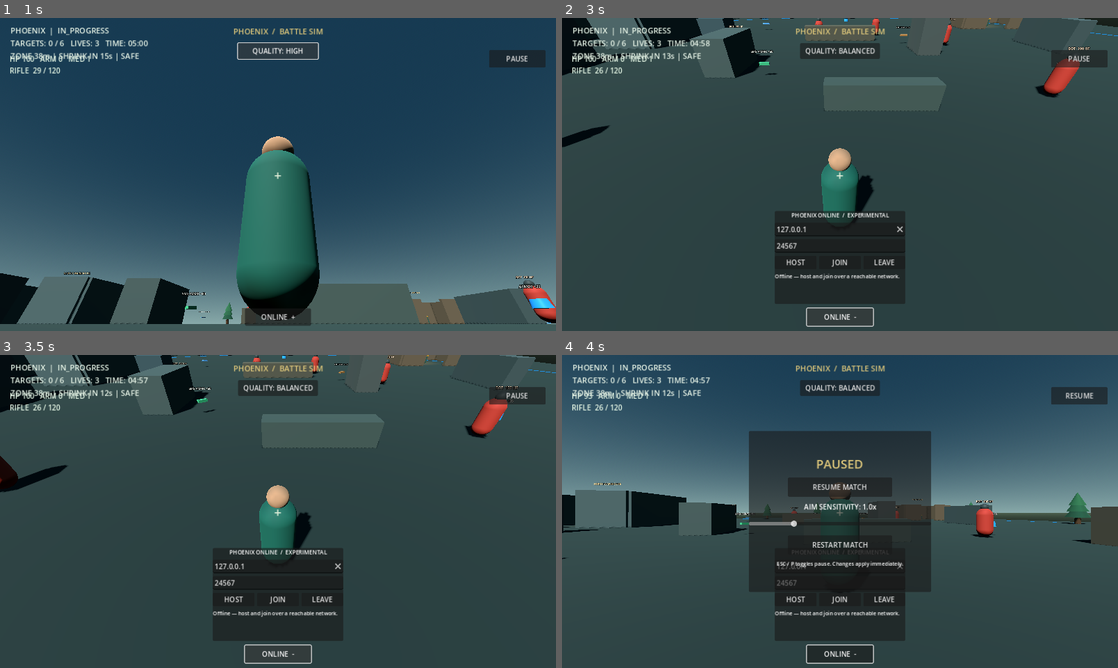
Above: before the commit, frames 1-4 (two rows, left to right).
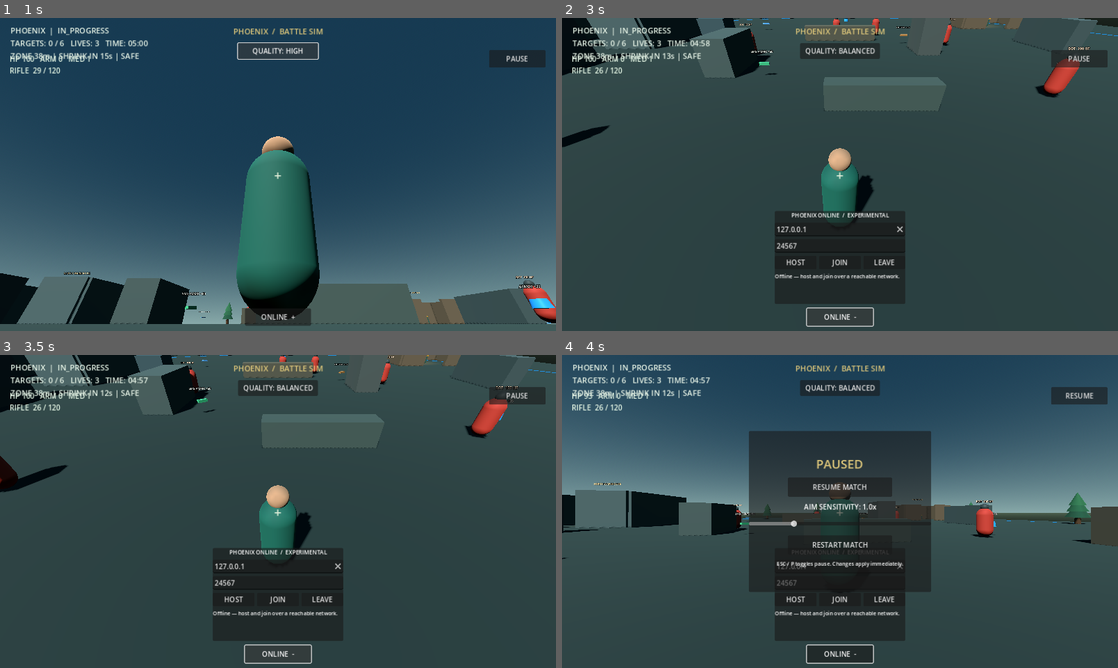
Above: after the commit, the same moments.

Repository: rannarmenu/project-phoenix-battle-royale
Game: Godot game, scene res://scenes/main.tscn
Same seed, same stepped clock (60 frames per second), same inputs: the game is played once before the commit and once after it.
Inputs (mouse positions are in pixels of both pictures, inside the frame that each line leads up to):
- Up to frame 1 (1 s): click "QUALITY: BALANCED" at 0.5 s
- Up to frame 2 (3 s): click "QUALITY: HIGH" at 1.25 s; click "QUALITY: LOW" at 2 s; click "ONLINE +" at 2.75 s
- Up to frame 3 (3.5 s): no input
- Up to frame 4 (4 s): move the mouse to (867, 511) at 3.52 s; hold W (move_forward) from 3.53 s (still down); tap P at 3.6 s; click (867, 511) at 3.67 s

Frame 1 is identical in both runs. In frame 2, less than 0.1% of the frame differs, in the area x 30-50%, y 0-12%; in frame 3, 0.1%, in the area x 31-52%, y 0-12%; in frame 4, less than 0.1%.

Commit message:
Add obstacle-aware bot steering and regression tests

Diff:
--- a/scripts/ci_smoke_test.gd
+++ b/scripts/ci_smoke_test.gd
@@ -20,6 +20,30 @@
 		push_error("SMOKE TEST: Player node was not spawned")
 		quit(1)
 		return
+
+	var bot: Node3D = main_scene.find_child("Target_01", true, false) as Node3D
+	if bot == null:
+		push_error("SMOKE TEST: First enemy bot was not created")
+		quit(1)
+		return
+	var old_strafe_phase := float(bot.get("strafe_phase"))
+	bot.set("strafe_phase", 0.0)
+	var clear_direction: Vector3 = bot.call("_calculate_obstacle_steer", Vector3(0.0, 0.0, -1.0), false, true, true)
+	if clear_direction.distance_to(Vector3(0.0, 0.0, -1.0)) > 0.001:
+		push_error("SMOKE TEST: Bot steering changed a clear path")
+		quit(1)
+		return
+	var detour_direction: Vector3 = bot.call("_calculate_obstacle_steer", Vector3(0.0, 0.0, -1.0), true, true, false)
+	if detour_direction.x >= -0.1 or detour_direction.z >= -0.1:
+		push_error("SMOKE TEST: Bot did not steer around a blocked preferred side")
+		quit(1)
+		return
+	var escape_direction: Vector3 = bot.call("_calculate_obstacle_steer", Vector3(0.0, 0.0, -1.0), true, true, true)
+	if escape_direction.z <= 0.1:
+		push_error("SMOKE TEST: Bot did not back away when both side paths were blocked")
+		quit(1)
+		return
+	bot.set("strafe_phase", old_strafe_phase)
 
 	var match_hud: Node = main_scene.get_node_or_null("GameHUD")
 	if match_hud == null:
--- a/scripts/target.gd
+++ b/scripts/target.gd
@@ -99,6 +99,9 @@
 	elif distance < BACK_OFF_RANGE:
 		move_direction = -offset.normalized()
 
+	if move_direction.length_squared() > 0.01:
+		move_direction = _avoid_obstacles(move_direction)
+
 	velocity.x = move_direction.x * move_speed
 	velocity.z = move_direction.z * move_speed
 	move_and_slide()
@@ -107,6 +110,49 @@
 		attack_cooldown = attack_interval
 		if player.has_method("take_damage"):
 			player.call("take_damage", attack_damage)
+
+func _avoid_obstacles(desired_direction: Vector3) -> Vector3:
+	var forward := Vector3(desired_direction.x, 0.0, desired_direction.z).normalized()
+	if forward.length_squared() < 0.0001:
+		return Vector3.ZERO
+	var ray_origin := global_position + Vector3.UP * 0.95
+	if not _path_blocked(ray_origin, forward, 2.4):
+		return forward
+	var left := Vector3(-forward.z, 0.0, forward.x)
+	var blocked_left := _path_blocked(ray_origin, left, 1.8)
+	var blocked_right := _path_blocked(ray_origin, -left, 1.8)
+	return _calculate_obstacle_steer(forward, true, blocked_left, blocked_right)
+
+func _path_blocked(ray_origin: Vector3, direction: Vector3, distance: float) -> bool:
+	var query := PhysicsRayQueryParameters3D.create(
+		ray_origin,
+		ray_origin + direction.normalized() * distance
+	)
+	query.exclude = [get_rid()]
+	query.collision_mask = collision_mask
+	return not get_world_3d().direct_space_state.intersect_ray(query).is_empty()
+
+func _calculate_obstacle_steer(
+	desired_direction: Vector3,
+	blocked_ahead: bool,
+	blocked_left: bool,
+	blocked_right: bool
+) -> Vector3:
+	var forward := Vector3(desired_direction.x, 0.0, desired_direction.z).normalized()
+	if forward.length_squared() < 0.0001:
+		return Vector3.ZERO
+	if not blocked_ahead:
+		return forward
+	if blocked_left and blocked_right:
+		return -forward
+
+	var prefer_left := sin(strafe_phase) >= 0.0
+	if prefer_left and blocked_left:
+		prefer_left = false
+	elif not prefer_left and blocked_right:
+		prefer_left = true
+	var side := Vector3(-forward.z, 0.0, forward.x) * (1.0 if prefer_left else -1.0)
+	return (forward * 0.18 + side * 0.98).normalized()
 
 func take_damage(amount: float) -> void:
 	if health <= 0.0:
Not shown, changed: README.md
Not shown, changed: docs/DEVELOPMENT_ROADMAP.md
